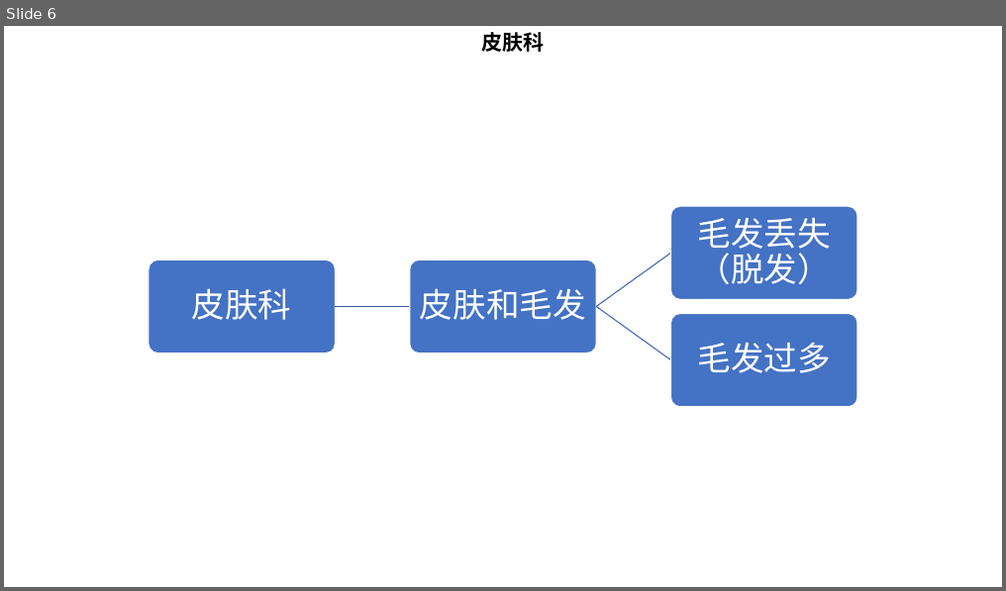
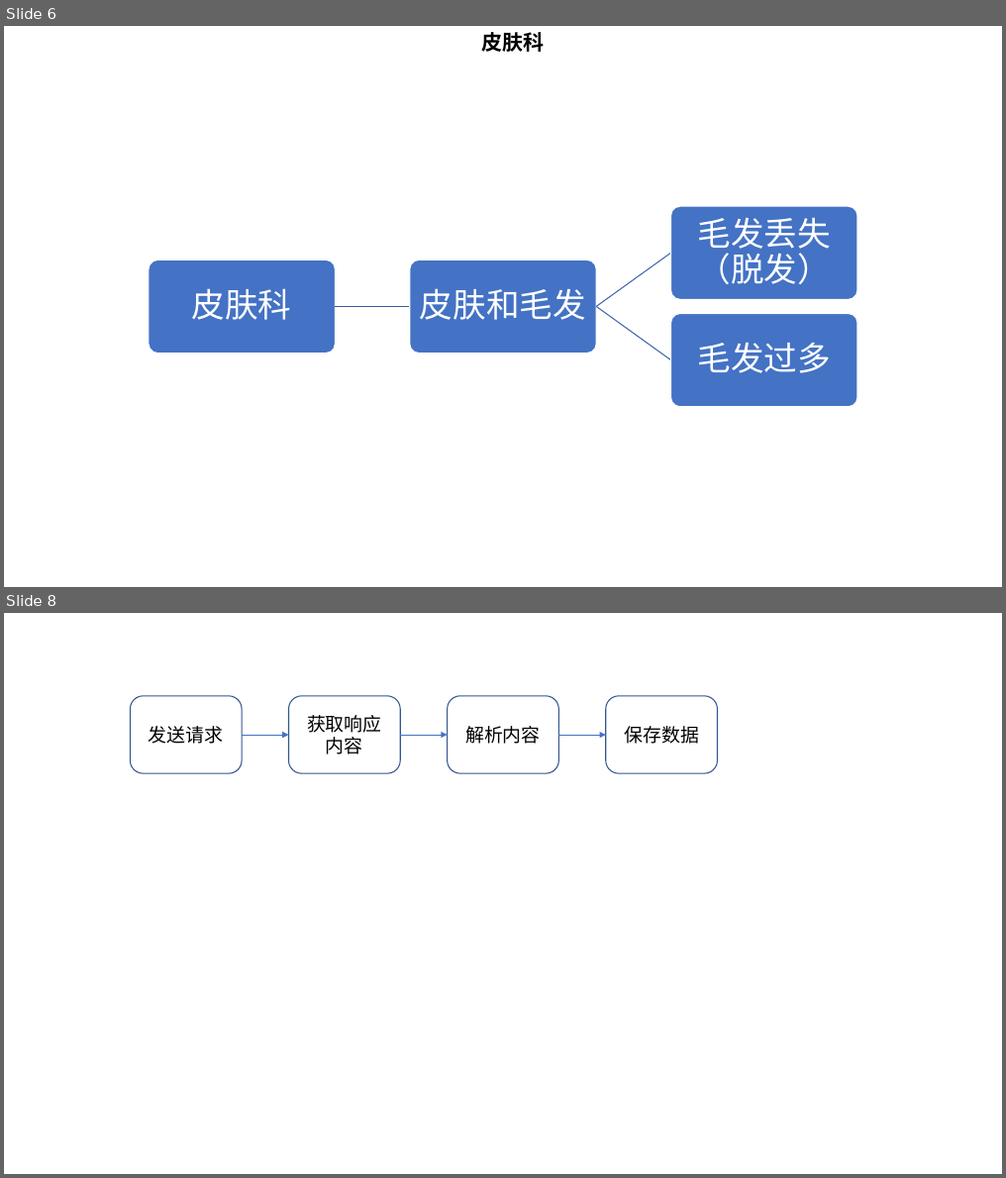
Before and after one commit to MingJerry/Guide, a slide deck: Doc/症状_科室映射图.pptx. Shown one above the other, each under a label of ours: slide 6 before the commit, slides 6 and 8 after it; the slides between them are not shown. The pictures are 1006x591 and 1006x1178 pixels, drawn with LibreOffice and Linux fonts; fonts in the diff are those of the drawing. Boxes give left, top, right and bottom in pixels: in the first picture for what was removed or moved away, otherwise in the second. Text is boxed around its words. In the diff, an @@ line names an element or a change of style, - is before the commit and + after.

```diff
--- a/Doc/症状_科室映射图.pptx
+++ b/Doc/症状_科室映射图.pptx
@@ slide 8 added at (4,613,1002,1174), background #FFFFFF @@
@@ rounded rectangle added at (130,696,242,774), fill #FFFFFF, outline #325491 1 pt, 18 pt, text #000000 @@
+发送请求
@@ rounded rectangle added at (288,696,400,774), fill #FFFFFF, outline #325491 1 pt, 18 pt, text #000000 @@
+获取响应内容
@@ rounded rectangle added at (448,696,558,774), fill #FFFFFF, outline #325491 1 pt, 18 pt, text #000000 @@
+解析内容
@@ rounded rectangle added at (606,696,718,774), fill #FFFFFF, outline #325491 1 pt, 18 pt, text #000000 @@
+保存数据
@@ arrow added from (242, 735) to (288, 735), #4472C4 0.5 pt @@
@@ arrow added from (400, 735) to (448, 735), #4472C4 0.5 pt @@
@@ arrow added from (558, 735) to (606, 735), #4472C4 0.5 pt @@
```
Also in this commit, not shown: 5 other slides added, 4 other files.
